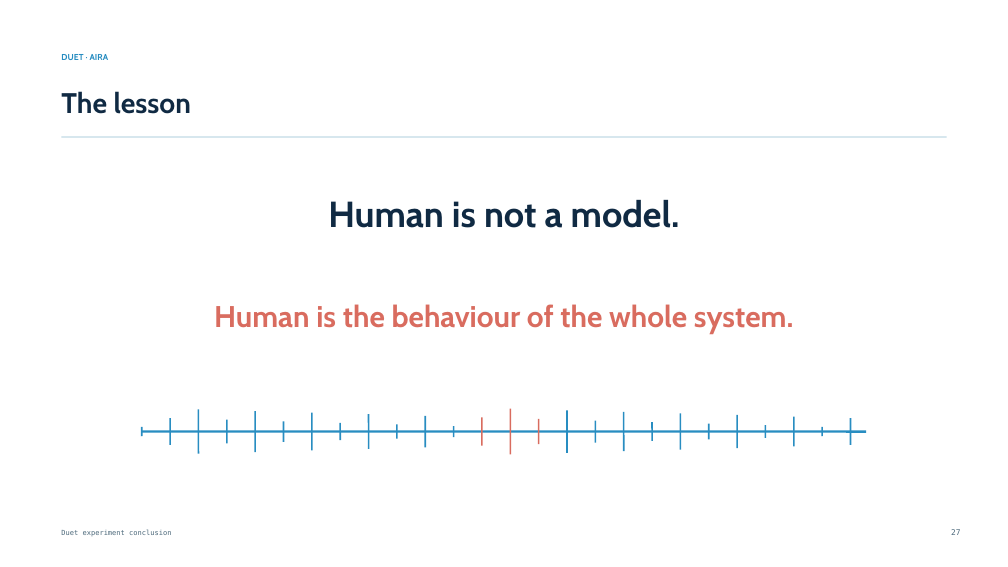
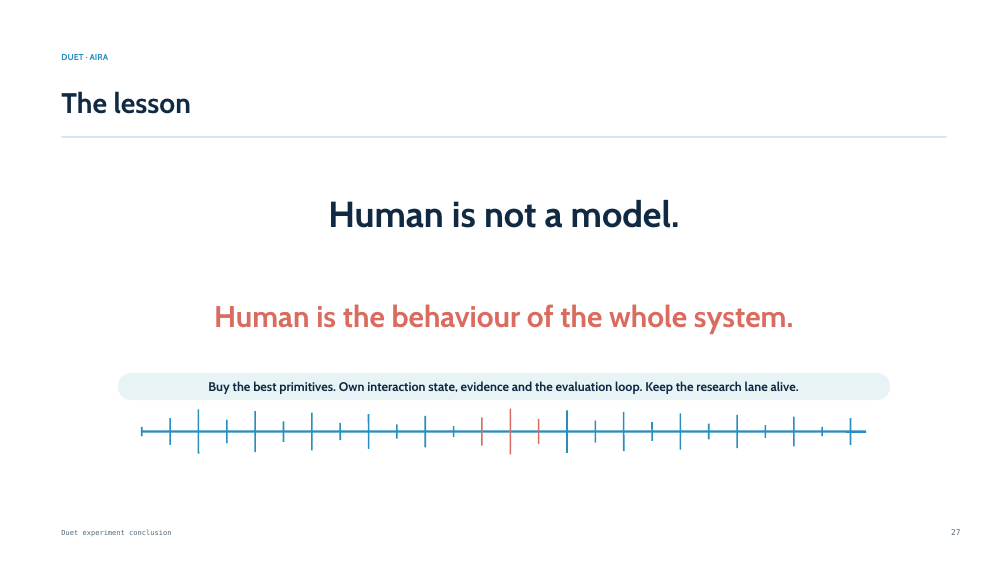
Before and after one commit to mssharatchandra/duet, a slide deck: slide 27 of docs/talk/Duet_Aira_Voice_AI_Tech_Talk_2026-08-25.pptx. Drawn at 1008x567 pixels with LibreOffice and Linux fonts; fonts in the diff are those of the drawing; background and template pictures are left out. Boxes give left, top, right and bottom in pixels: in the first picture for what was removed or moved away, otherwise in the second. Text is boxed around its words. In the diff, an @@ line names an element or a change of style, - is before the commit and + after.

Commit message:
docs: add systems conclusion to closing slide

```diff
--- a/docs/talk/Duet_Aira_Voice_AI_Tech_Talk_2026-08-25.pptx
+++ b/docs/talk/Duet_Aira_Voice_AI_Tech_Talk_2026-08-25.pptx
@@ rounded rectangle added at [118, 374, 890, 400], fill #E8F3F6, 12 pt, text #102A43, bold @@
+Buy the best primitives. Own interaction state, evidence and the evaluation loop. Keep the research lane alive.
```
Also in this commit, not shown: 2 other files.
